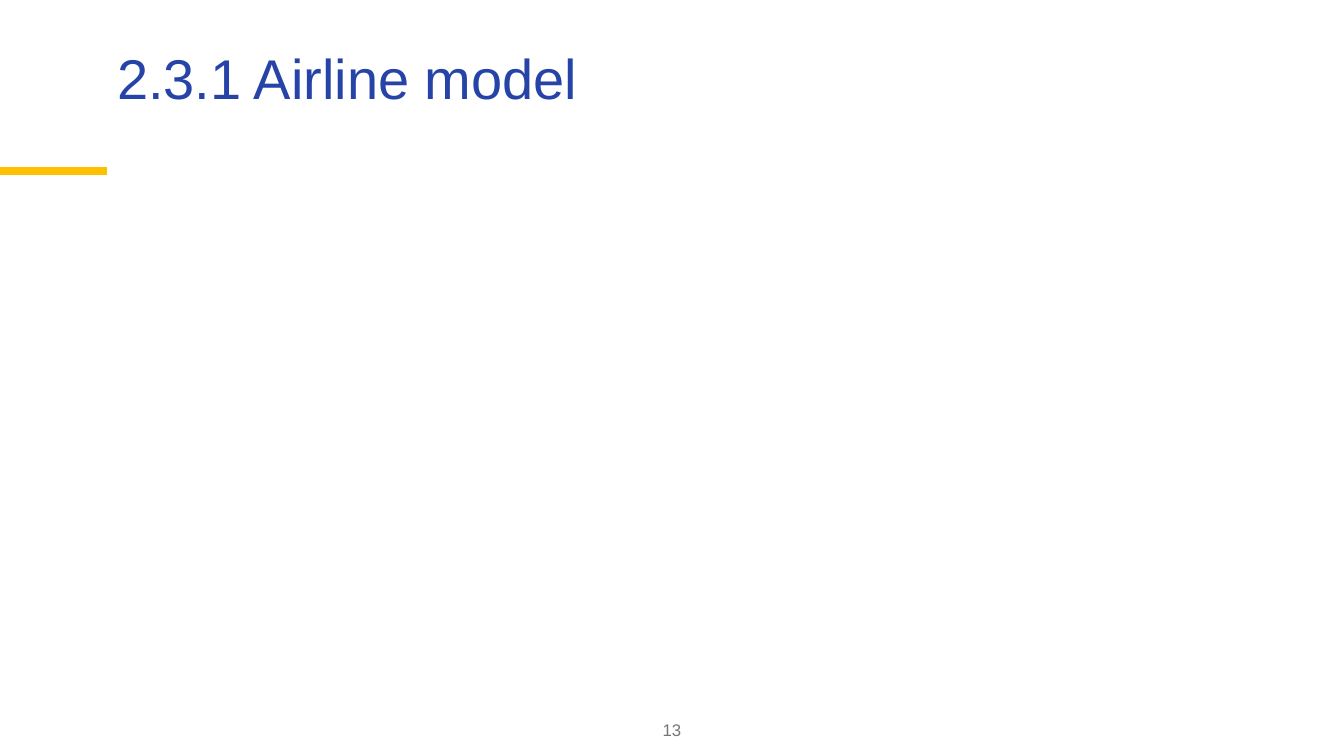
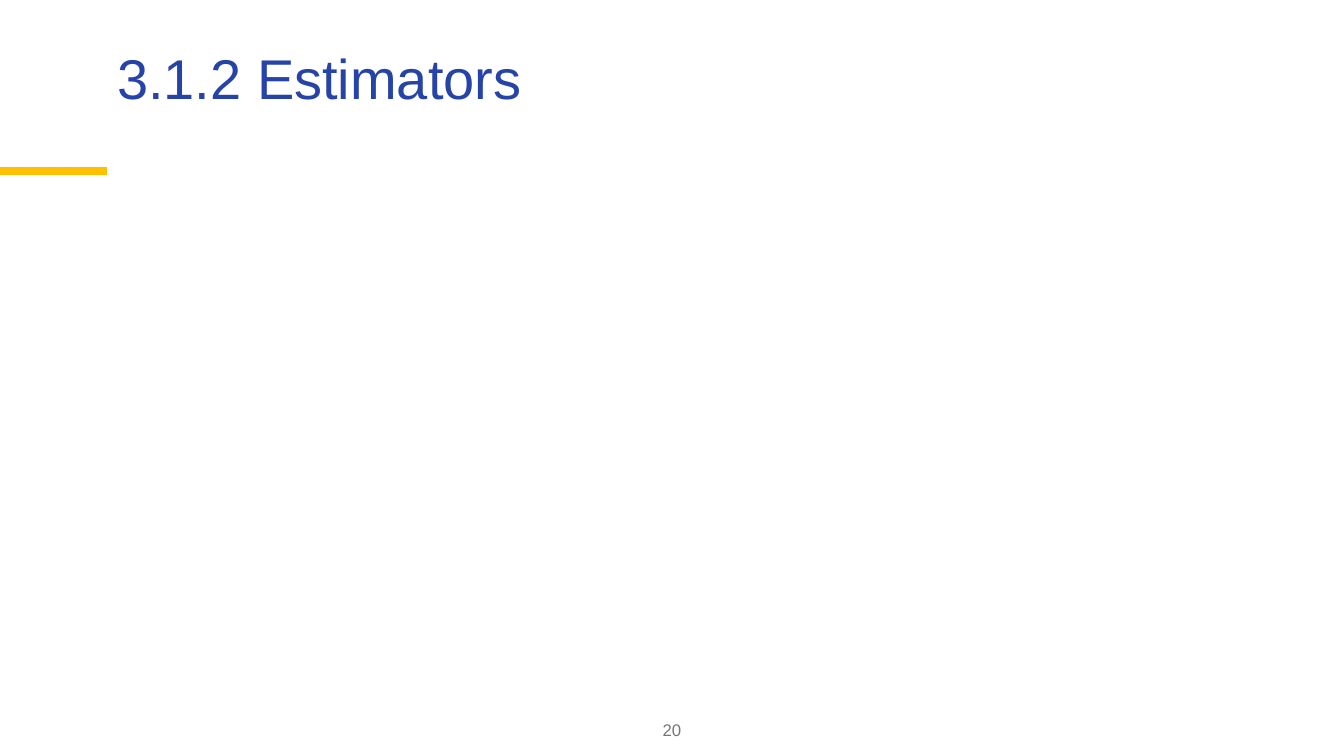
Before and after one commit to palatej/ESTP2026, a slide deck: slide 20 of 3.2 SEATS.pptx (slide 13 before the commit). Drawn at 1344x756 pixels with LibreOffice and Linux fonts; fonts in the diff are those of the drawing; grey boxes stand for pictures; background and template pictures are left out. Boxes give left, top, right and bottom in pixels: in the first picture for what was removed or moved away, otherwise in the second. Text is boxed around its words. In the diff, an @@ line names an element or a change of style, - is before the commit and + after.

```diff
--- a/3.2 SEATS.pptx
+++ b/3.2 SEATS.pptx
@@ title at <box>117,58,521,100</box>: text changed @@
-2.3.1 Airline model
+3.1.2 Estimators
@@ page number at <box>663,724,682,736</box>: text changed @@
-13
+20
```
Also in this commit, not shown: 9 other slides changed, 1 slide added, 6 slides removed, 3 other files.
